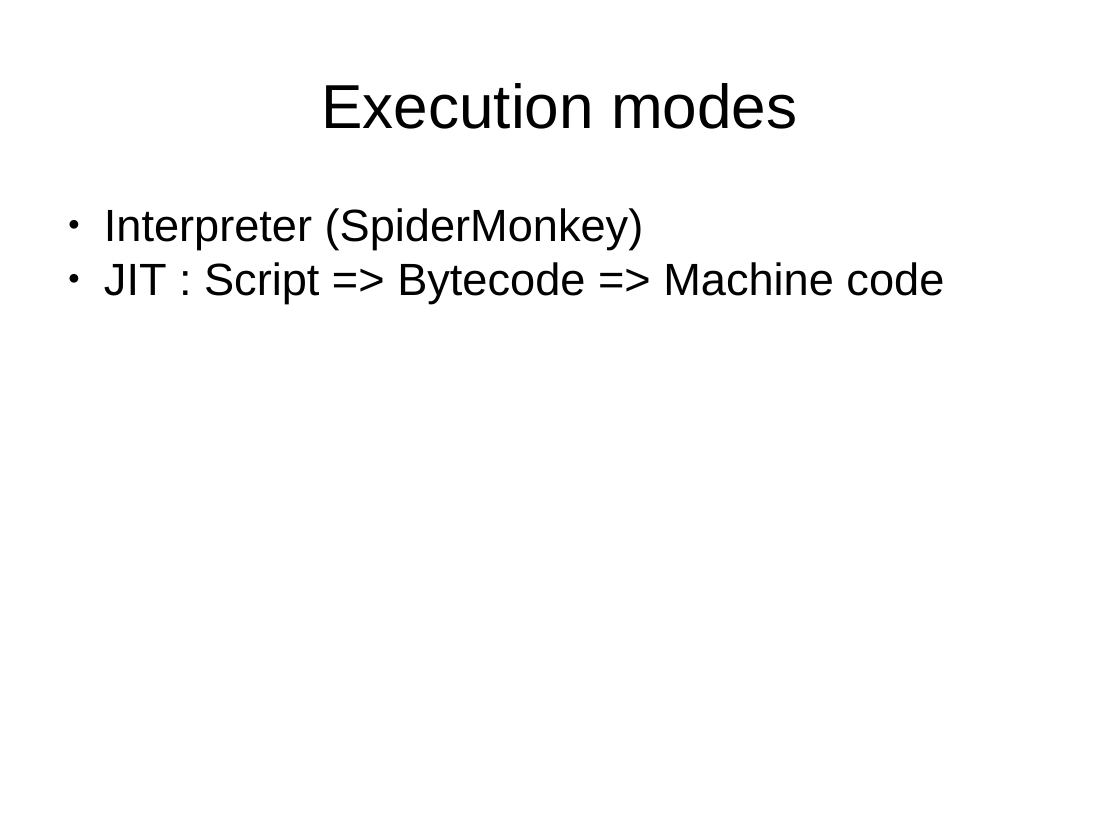
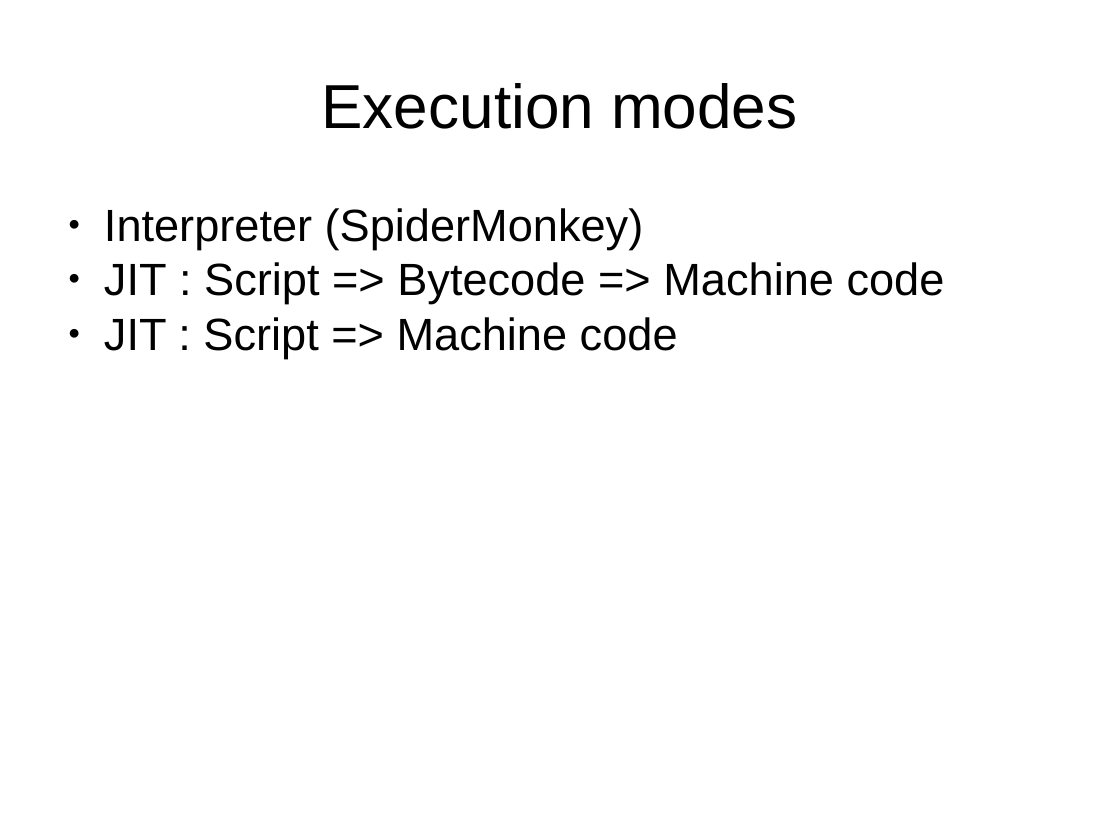
Before and after one commit to acouette/FormationJS, a slide deck: slide 6 of pres.pptx. Drawn at 1120x840 pixels with LibreOffice and Linux fonts; fonts in the diff are those of the drawing. Boxes give left, top, right and bottom in pixels: in the first picture for what was removed or moved away, otherwise in the second. Text is boxed around its words. In the diff, an @@ line names an element or a change of style, - is before the commit and + after.

```diff
--- a/pres.pptx
+++ b/pres.pptx
@@ text at bbox=[104, 317, 678, 358]: paragraph added @@
+● JIT : Script => Machine code
```
Also in this commit, not shown: 4 other files.
